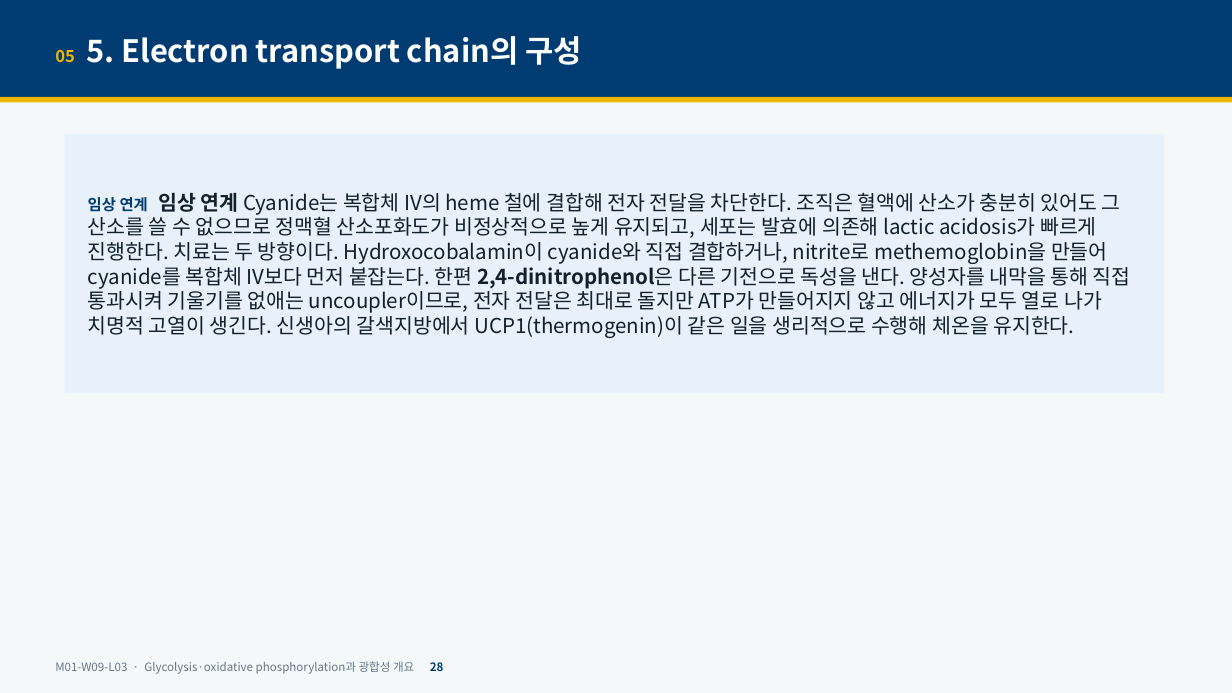
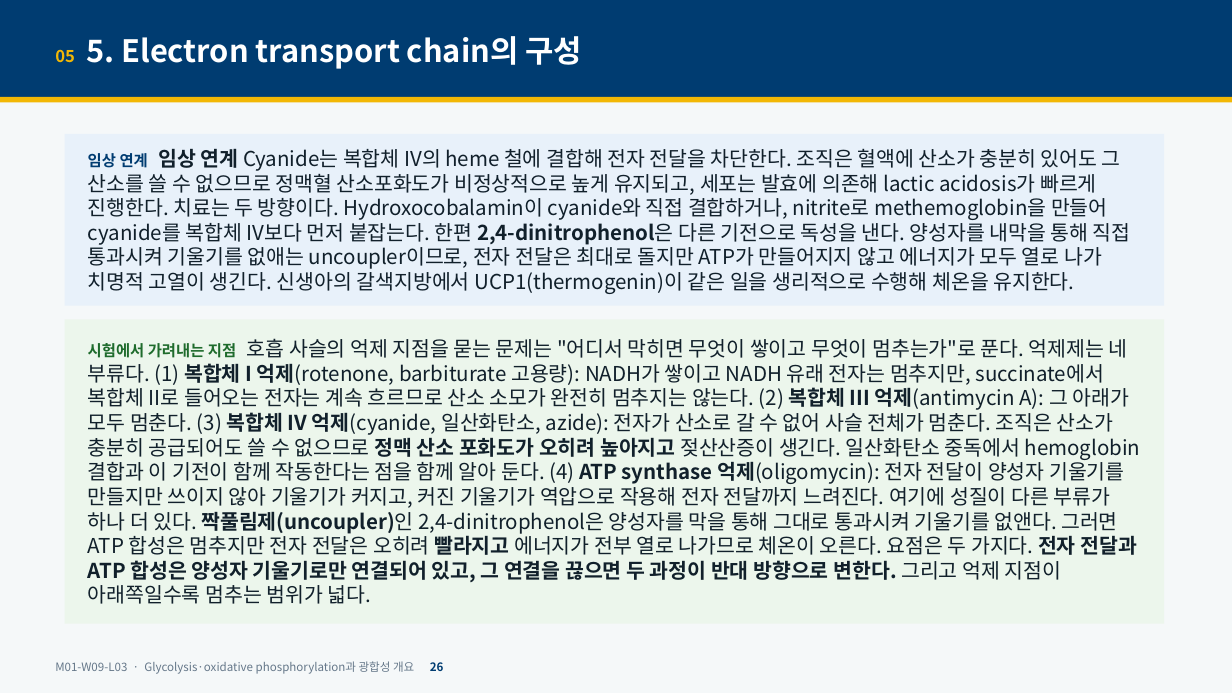
Before and after one commit to hoperiasd2/hoperiasd2.github.io, a slide deck: slide 26 of curriculum/M01/W09/L03/slides.pptx (slide 28 before the commit). Drawn at 1232x693 pixels with LibreOffice and Linux fonts; fonts in the diff are those of the drawing. Boxes give left, top, right and bottom in pixels: in the first picture for what was removed or moved away, otherwise in the second. Text is boxed around its words. In the diff, an @@ line names an element or a change of style, - is before the commit and + after.

```diff
--- a/curriculum/M01/W09/L03/slides.pptx
+++ b/curriculum/M01/W09/L03/slides.pptx
@@ rectangle "임상 연계 임상 연계 Cyanide는 ...": place and size @@
-rectangle "임상 연계 임상 연계 Cyanide는 ..." at [65, 134, 1165, 394]
+rectangle "임상 연계 임상 연계 Cyanide는 ..." at [65, 134, 1165, 306]
@@ rectangle added at [65, 320, 1165, 624], fill #ECF6EC, 16 pt, text #11202B @@
+시험에서 가려내는 지점 호흡 사슬의 억제 지점을 묻는 문제는 "어디서 막히면 무엇이 쌓이고 무엇이 멈추는가"로 푼다. 억제제는 네 부류다. (1) 복합체 I 억제(rotenone, barbiturate 고용량): NADH가 쌓이고 NADH 유래 전자는 멈추지만, succinate에서 복합체 II로 들어오는 전자는 계속 흐르므로 산소 소모가 완전히 멈추지는 않는다. (2) 복합체 III 억제(antimycin A): 그 아래가 모두 멈춘다. (3) 복합체 IV 억제(cyanide, 일산화탄소, azide): 전자가 산소로 갈 수 없어 사슬 전체가 멈춘다. 조직은 산소가 충분히 공급되어도 쓸 수 없으므로 정맥 산소 포화도가 오히려 높아지고 젖산산증이 생긴다. 일산화탄소 중독에서 hemoglobin 결합과 이 기전이 함께 작동한다는 점을 함께 알아 둔다. (4) ATP synthase 억제(oligomycin): 전자 전달이 양성자 기울기를 만들지만 쓰이지 않아 기울기가 커지고, 커진 기울기가 역압으로 작용해 전자 전달까지 느려진다. 여기에 성질이 다른 부류가 하나 더 있다. 짝풀림제(uncoupler)인 2,4-dinitrophenol은 양성자를 막을 통해 그대로 통과시켜 기울기를 없앤다. 그러면 ATP 합성은 멈추지만 전자 전달은 오히려 빨라지고 에너지가 전부 열로 나가므로 체온이 오른다. 요점은 두 가지다. 전자 전달과 ATP 합성은 양성자 기울기로만 연결되어 있고, 그 연결을 끊으면 두 과정이 반대 방향으로 변한다. 그리고 억제 지점이 아래쪽일수록 멈추는 범위가 넓다.
```
Also in this commit, not shown: 45 other slides changed, 8 slides added, 5 other files.
